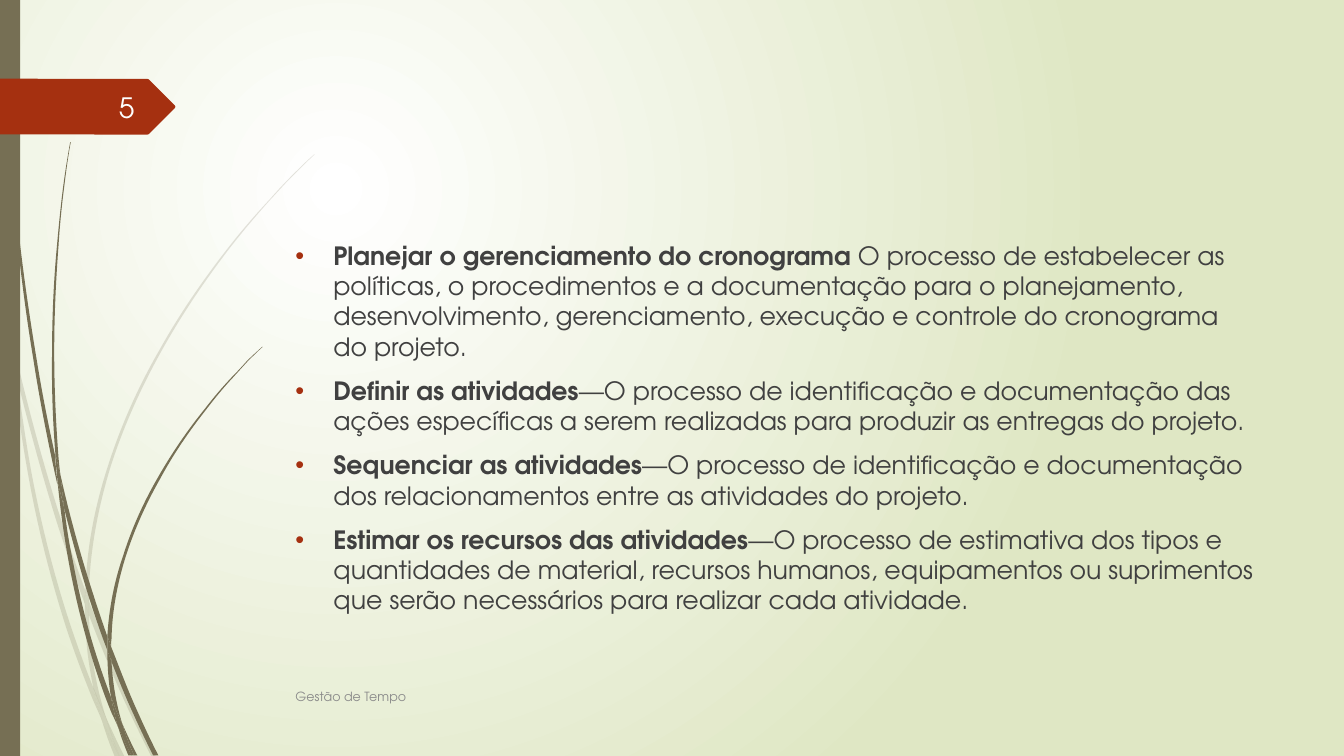
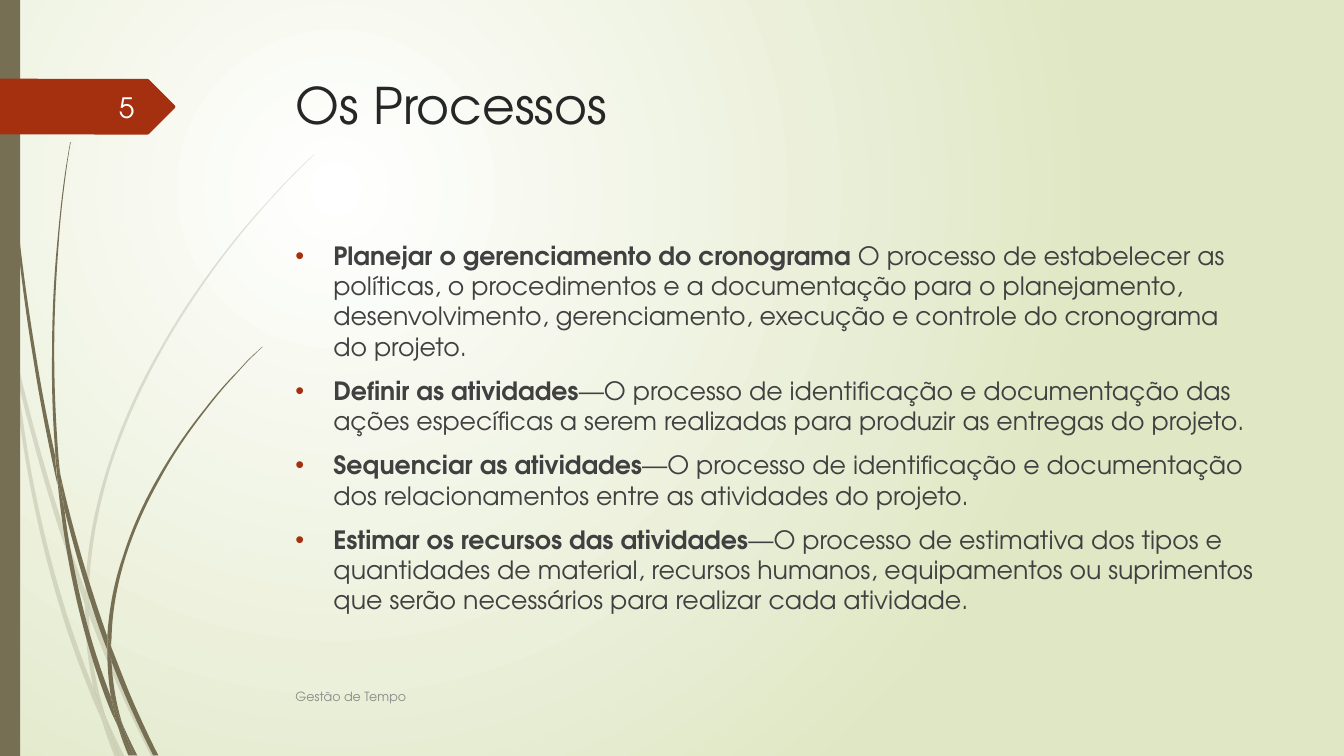
Before and after one commit to FabioMassaretto/GerenciamentoTempoProjeto, a slide deck: slide 5 of GERENCIAMENTO DO TEMPO DO PROJETO.pptx. Drawn at 1344x756 pixels with LibreOffice and Linux fonts; fonts in the diff are those of the drawing. Boxes give left, top, right and bottom in pixels: in the first picture for what was removed or moved away, otherwise in the second. Text is boxed around its words. In the diff, an @@ line names an element or a change of style, - is before the commit and + after.

```diff
--- a/GERENCIAMENTO DO TEMPO DO PROJETO.pptx
+++ b/GERENCIAMENTO DO TEMPO DO PROJETO.pptx
@@ title added at (296, 86, 606, 125), 36 pt, text #262626 @@
+Os Processos
```
Also in this commit, not shown: 2 other slides changed, 5 slides added, 1 other file.
